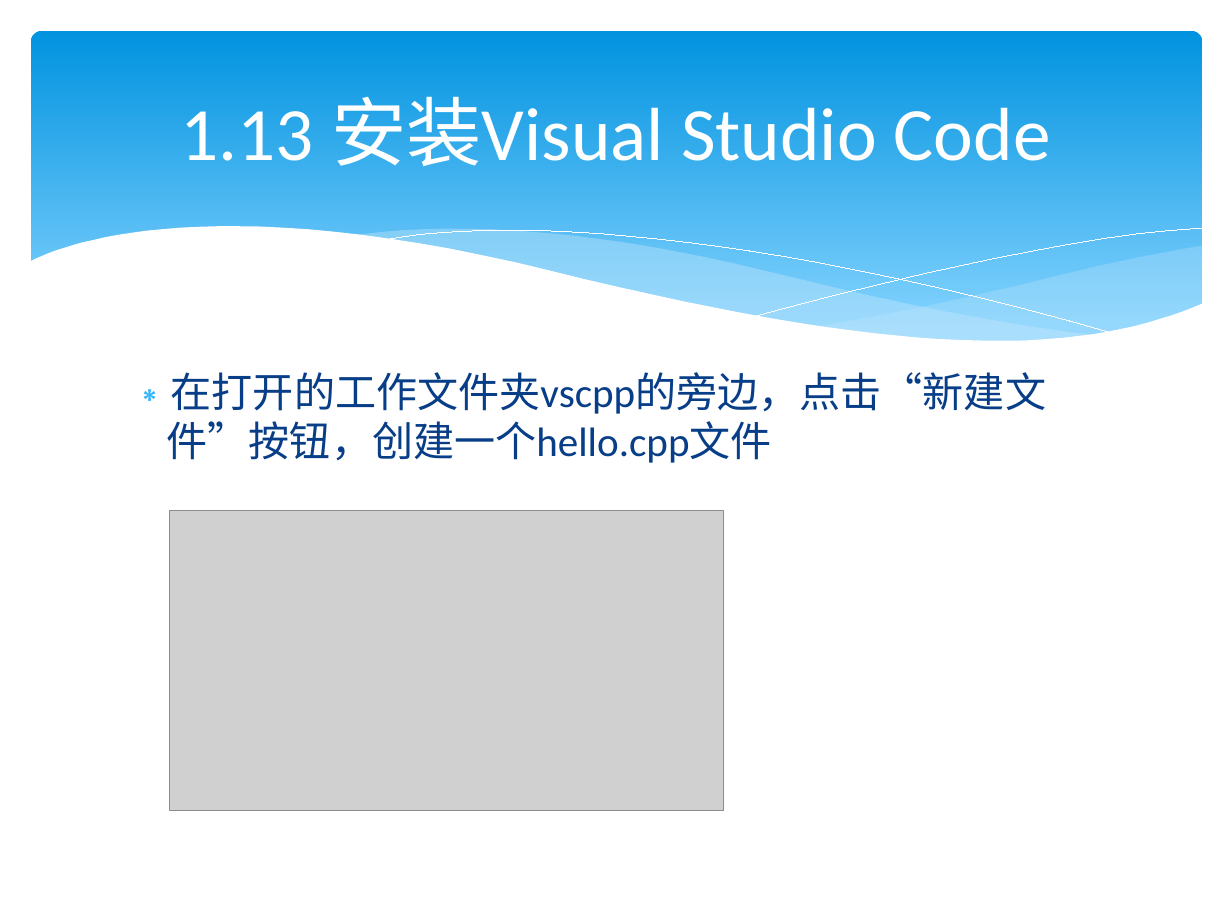
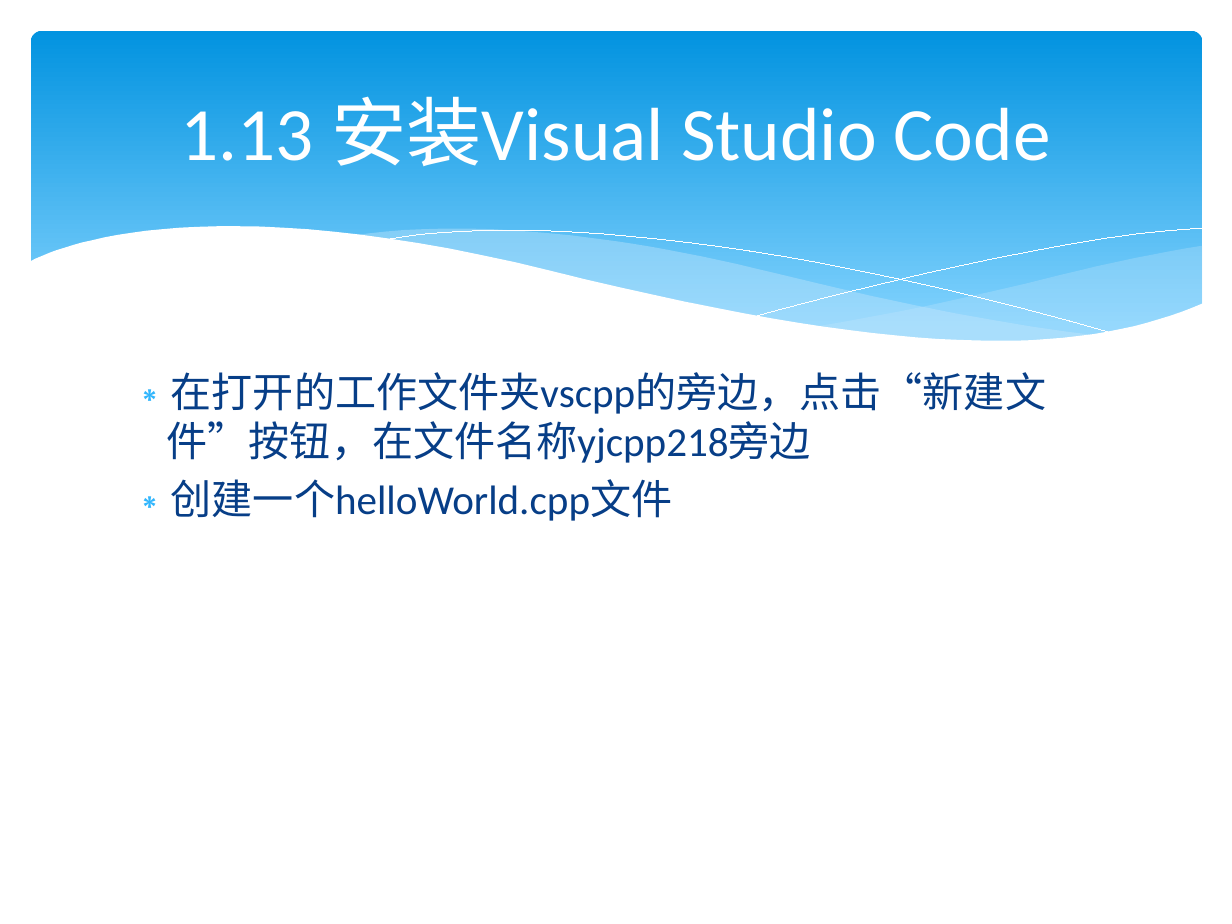
Before and after one commit to lamplight8/cpp, a slide deck: slide 112 of ppt/ch01_绪论_1.pptx (slide 109 before the commit). Drawn at 1232x924 pixels with LibreOffice and Linux fonts; fonts in the diff are those of the drawing; grey boxes stand for pictures. Boxes give left, top, right and bottom in pixels: in the first picture for what was removed or moved away, otherwise in the second. Text is boxed around its words. In the diff, an @@ line names an element or a change of style, - is before the commit and + after.

```diff
--- a/ppt/ch01_绪论_1.pptx
+++ b/ppt/ch01_绪论_1.pptx
@@ text at box(167, 372, 1046, 521): text changed @@
-∗ 在打开的工作文件夹vscpp的旁边，点击“新建文件”按钮，创建一个hello.cpp文件
+∗ 在打开的工作文件夹vscpp的旁边，点击“新建文件”按钮，在文件名称yjcpp218旁边
+∗ 创建一个helloWorld.cpp文件
@@ picture removed at box(170, 510, 724, 811) @@
```
Also in this commit, not shown: 27 other slides changed, 4 slides added.
